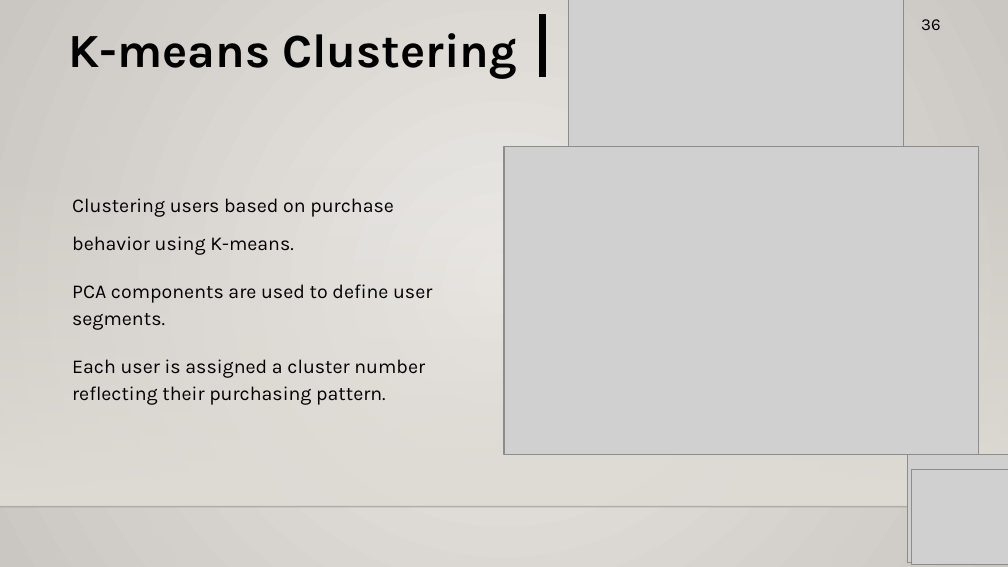
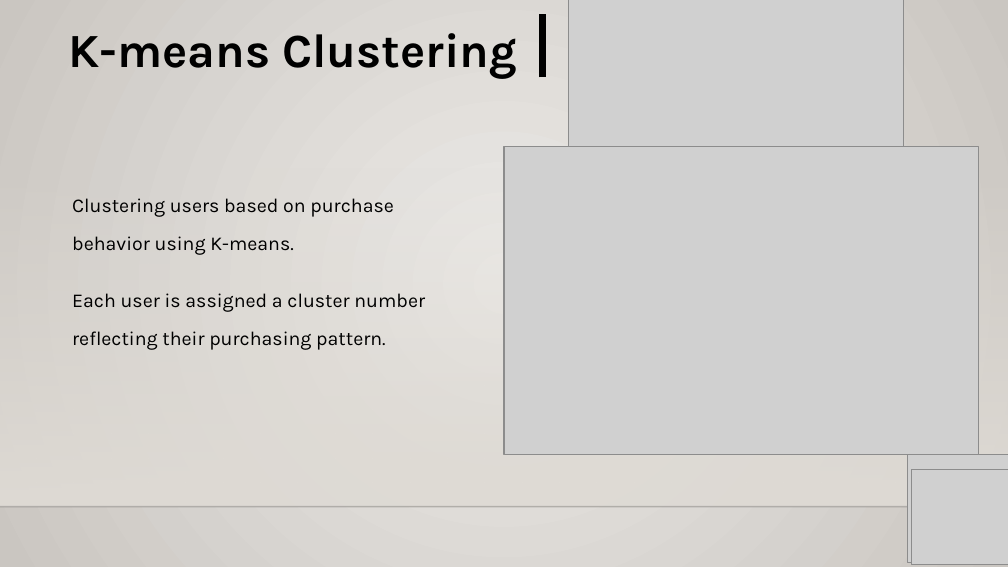
Before and after one commit to bharath21gaju/GroceryItems_Recommender, a slide deck: slide 10 of MidTerm_USML.pptx (slide 18 before the commit). Drawn at 1008x567 pixels with LibreOffice and Linux fonts; fonts in the diff are those of the drawing; grey boxes stand for pictures; background and template pictures are left out. Boxes give left, top, right and bottom in pixels: in the first picture for what was removed or moved away, otherwise in the second. Text is boxed around its words. In the diff, an @@ line names an element or a change of style, - is before the commit and + after.

```diff
--- a/MidTerm_USML.pptx
+++ b/MidTerm_USML.pptx
@@ text removed at (921,19,940,30) @@
-36
@@ text at (72,284,432,330): paragraph removed @@
-PCA components are used to define user segments.
@@ text at (72,293,425,350): line spacing 1.15 to 1.6; less space between paragraphs @@
```
Also in this commit, not shown: 13 other slides changed, 1 slide added, 12 slides removed.
